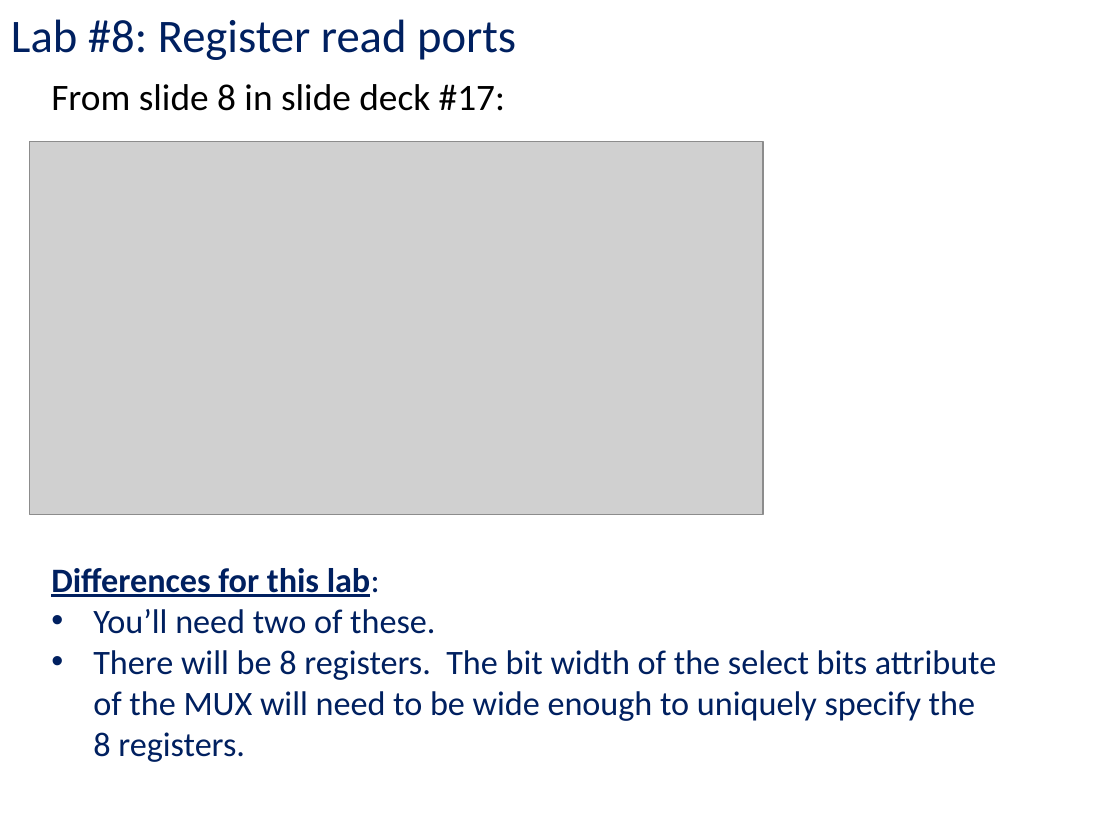
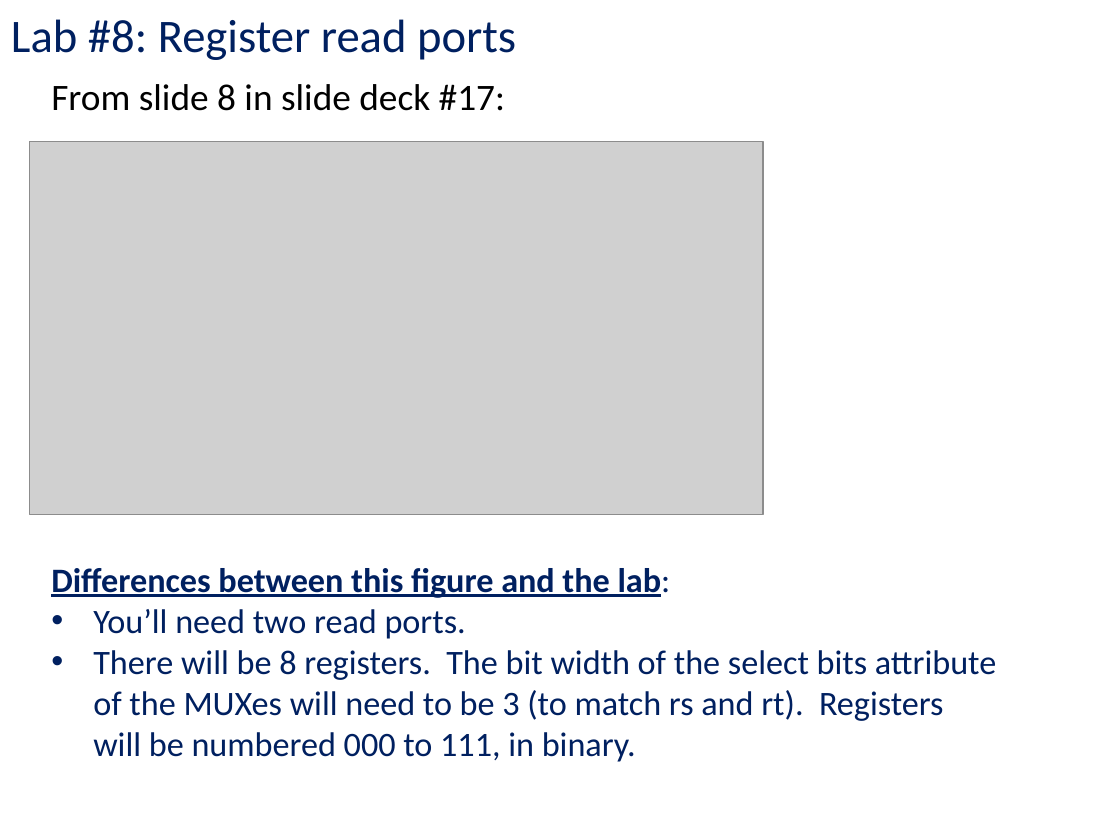
Before and after one commit to kc13/CS447JB, a slide deck: slide 6 of cs447jb_rec6_mar30_and_apr2.pptx. Drawn at 1120x840 pixels with LibreOffice and Linux fonts; fonts in the diff are those of the drawing; grey boxes stand for pictures. Boxes give left, top, right and bottom in pixels: in the first picture for what was removed or moved away, otherwise in the second. Text is boxed around its words. In the diff, an @@ line names an element or a change of style, - is before the commit and + after.

```diff
--- a/cs447jb_rec6_mar30_and_apr2.pptx
+++ b/cs447jb_rec6_mar30_and_apr2.pptx
@@ text at [51, 568, 996, 762]: text changed @@
-Differences for this lab:
-• You’ll need two of these.
-• There will be 8 registers. The bit width of the select bits attribute of the MUX will need to be wide enough to uniquely specify the 8 registers.
+Differences between this figure and the lab:
+• You’ll need two read ports.
+• There will be 8 registers. The bit width of the select bits attribute of the MUXes will need to be 3 (to match rs and rt). Registers will be numbered 000 to 111, in binary.
```
Also in this commit, not shown: 7 other slides changed, 1 slide added, 1 slide removed.
